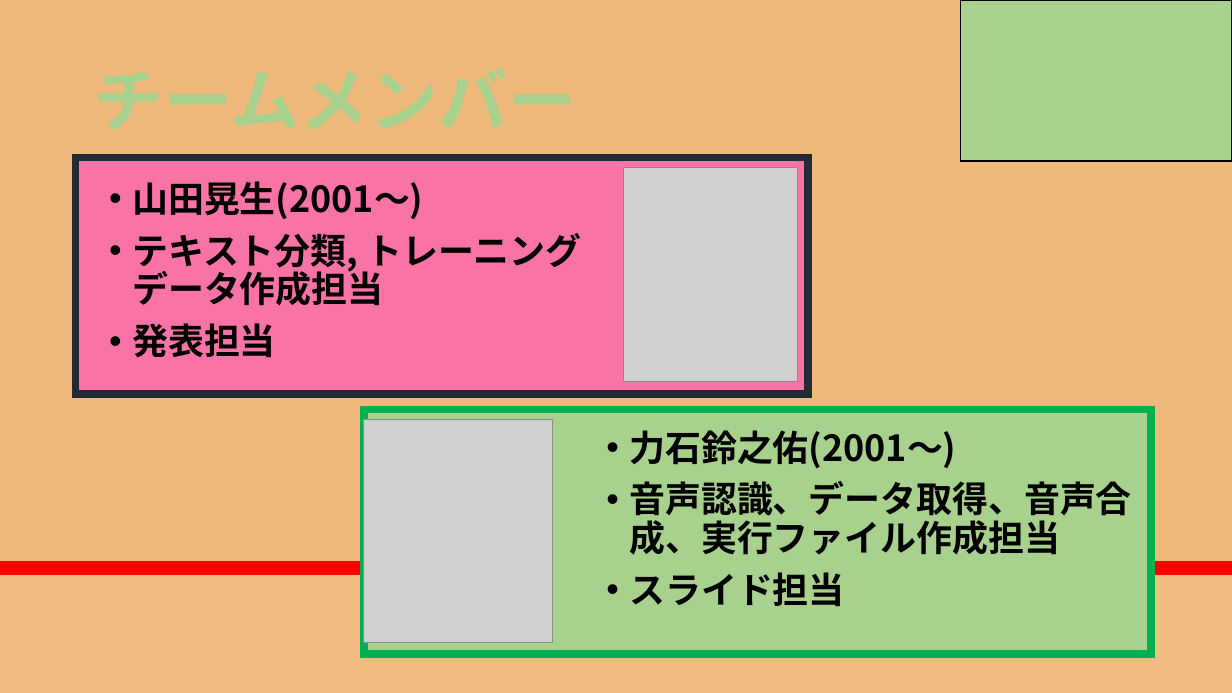
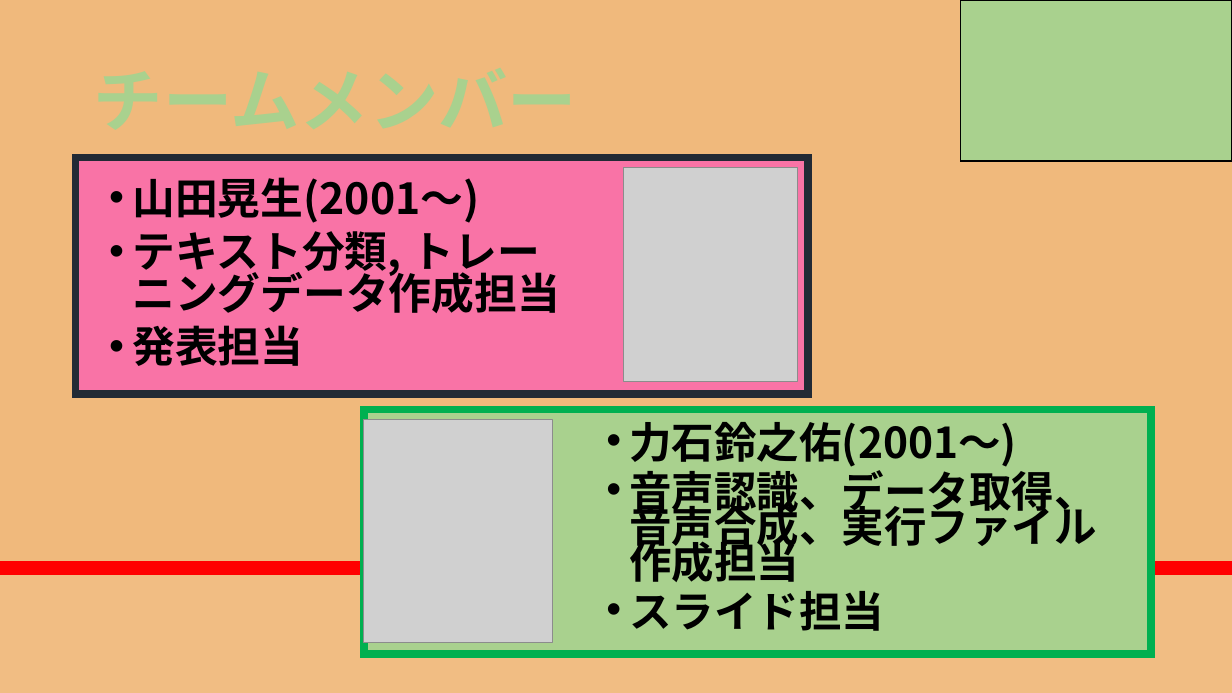
Before and after one commit to RikiishiSuzunosuke/AIspeaker_yosie, a slide deck: slide 30 of presentation/AIスピーカー開発_3_main.pptx. Drawn at 1232x693 pixels with LibreOffice and Linux fonts; fonts in the diff are those of the drawing; grey boxes stand for pictures. Boxes give left, top, right and bottom in pixels: in the first picture for what was removed or moved away, otherwise in the second. Text is boxed around its words. In the diff, an @@ line names an element or a change of style, - is before the commit and + after.

Commit message:
update

```diff
--- a/presentation/AIスピーカー開発_3_main.pptx
+++ b/presentation/AIスピーカー開発_3_main.pptx
@@ text "山田晃生(2001～)" at <box>132,177,560,366</box>: size 28 to 33.3 pt; line spacing 0.9 to 0.8 @@
@@ text "力石鈴之佑(2001～)" at <box>629,422,1096,631</box>: size 28 to 33.1 pt; line spacing 0.9 to 0.7 @@
```
Also in this commit, not shown: 2 other slides changed.
